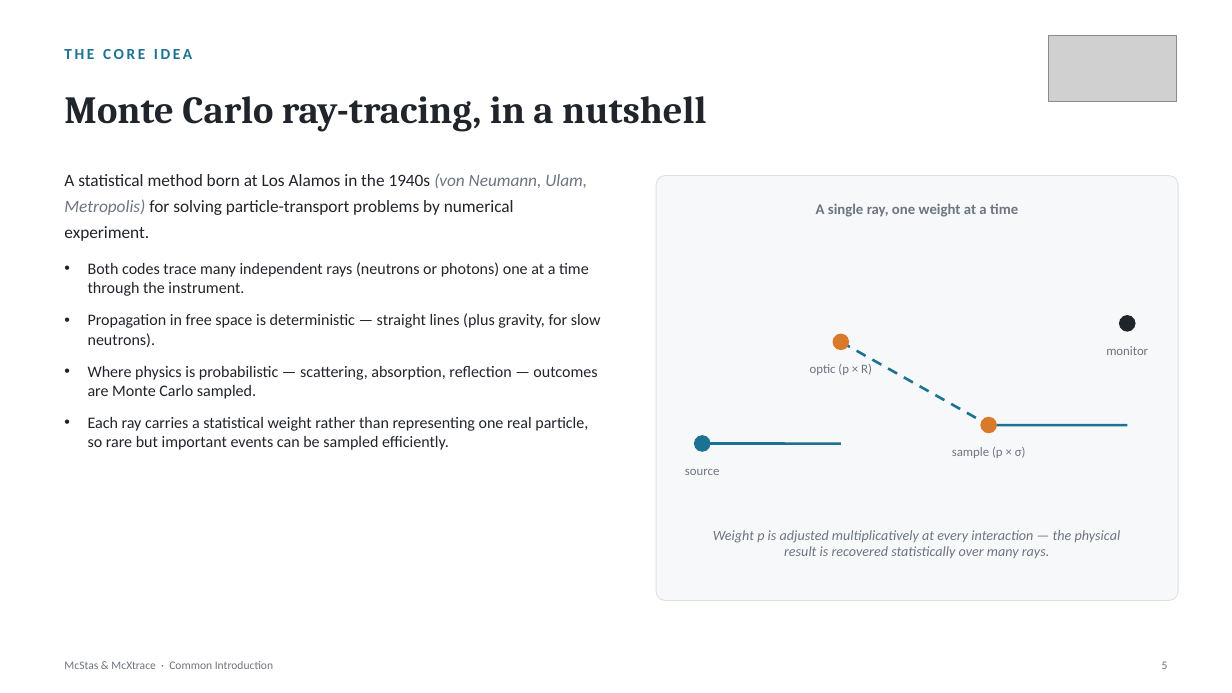
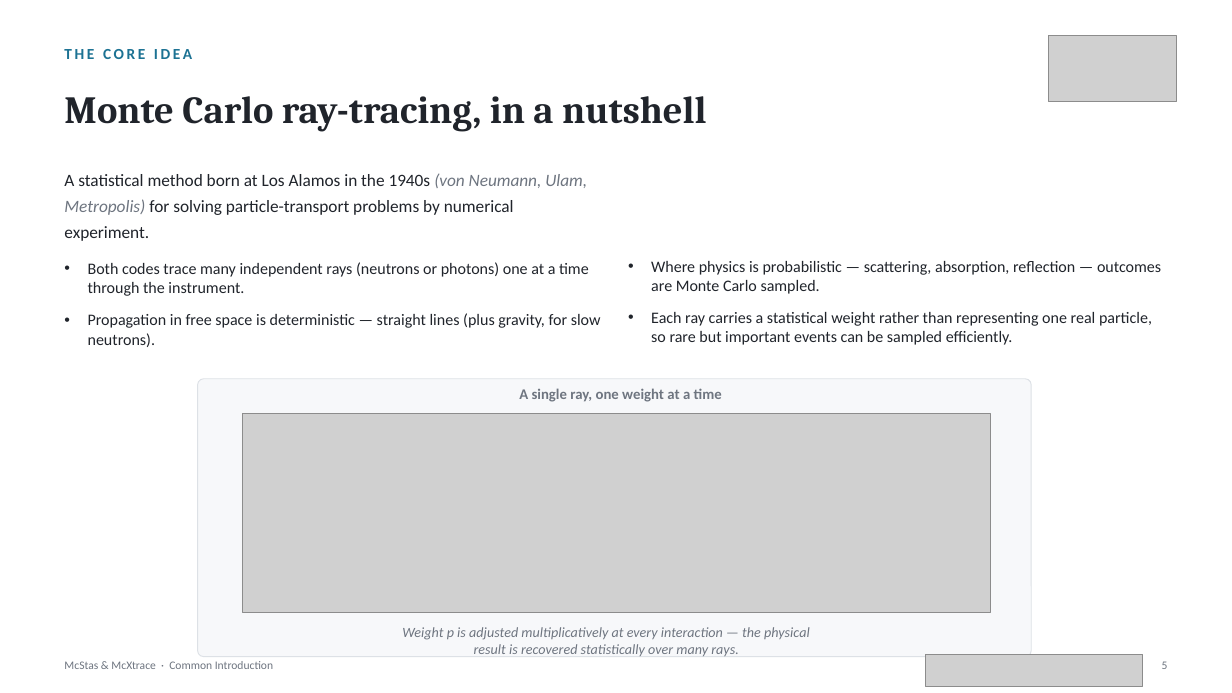
Before and after one commit to mccode-dev/PaNRAID, a slide deck: slide 5 of 21_September_Monday/01_Intro_and_General_Concepts/McStas_McXtrace_Common_Introduction.pptx. Drawn at 1232x693 pixels with LibreOffice and Linux fonts; fonts in the diff are those of the drawing; grey boxes stand for pictures. Boxes give left, top, right and bottom in pixels: in the first picture for what was removed or moved away, otherwise in the second. Text is boxed around its words. In the diff, an @@ line names an element or a change of style, - is before the commit and + after.

Commit message:
Minor slide updates

```diff
--- a/21_September_Monday/01_Intro_and_General_Concepts/McStas_McXtrace_Common_Introduction.pptx
+++ b/21_September_Monday/01_Intro_and_General_Concepts/McStas_McXtrace_Common_Introduction.pptx
@@ text added at (x1=651, y1=261, x2=1161, y2=345), 12.5 pt, text #20242B @@
+• Where physics is probabilistic — scattering, absorption, reflection — outcomes are Monte Carlo sampled.
+• Each ray carries a statistical weight rather than representing one real particle, so rare but important events can be sampled efficiently.
@@ ellipse removed at (x1=1119, y1=315, x2=1136, y2=332) @@
@@ ellipse removed at (x1=833, y1=334, x2=849, y2=350) @@
@@ line removed from (841, 342) to (989, 425) @@
@@ text removed at (x1=1106, y1=346, x2=1148, y2=355) @@
-monitor
@@ text at (x1=88, y1=366, x2=597, y2=450): paragraphs removed @@
-• Where physics is probabilistic — scattering, absorption, reflection — outcomes are Monte Carlo sampled.
-• Each ray carries a statistical weight rather than representing one real particle, so rare but important events can be sampled efficiently.
@@ rounded rectangle resized from (x1=656, y1=176, x2=1178, y2=601) to (x1=198, y1=379, x2=1031, y2=657) @@
@@ text "A single ray, one weight ..." moved from (x1=816, y1=203, x2=1018, y2=217) to (x1=519, y1=388, x2=722, y2=402) @@
@@ text removed at (x1=810, y1=364, x2=872, y2=375) @@
-optic (p × R)
@@ picture added at (x1=243, y1=414, x2=991, y2=613) @@
@@ ellipse removed at (x1=981, y1=417, x2=997, y2=433) @@
@@ ellipse removed at (x1=694, y1=435, x2=711, y2=452) @@
@@ line removed from (702, 444) to (841, 444) @@
@@ text removed at (x1=952, y1=447, x2=1026, y2=458) @@
-sample (p × σ)
@@ line removed from (989, 425) to (1128, 425) @@
@@ text removed at (x1=685, y1=469, x2=720, y2=475) @@
-source
@@ text "Weight p is adjusted multiplicatively ..." moved from (x1=713, y1=530, x2=1121, y2=558) to (x1=402, y1=627, x2=810, y2=657) @@
@@ picture added at (x1=926, y1=654, x2=1143, y2=687) @@
```
Also in this commit, not shown: 14 other slides changed.
